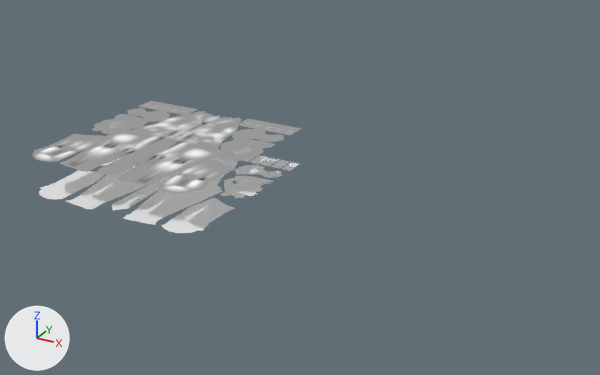
Renders of the Blender file body2b/tex_mat/body/muscle_bump.blend from each side of a commit.
One viewpoint serves both versions: a 50 mm camera at (2.49, -3.14, 1.48) aimed at (0.75, 0.02, -0.1). The axes (+X, +Y, +Z) are drawn at lower left. The lights are the same throughout. The picture after the commit comes second.

Names of what the first picture shows: 'body', 'body.bump'.
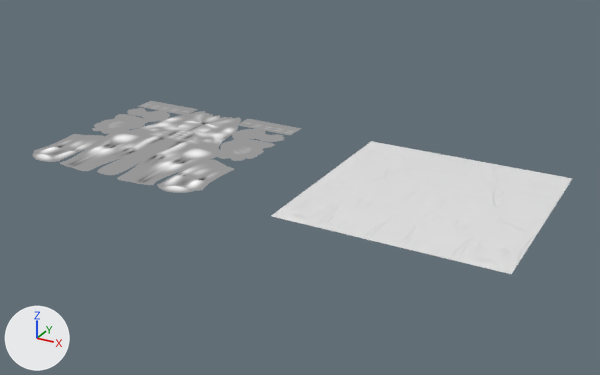
Diff of the bpy script that builds the scene:
```diff
--- a/body2b/tex_mat/body/muscle_bump.blend.py
+++ b/body2b/tex_mat/body/muscle_bump.blend.py
@@ img_muscle_bump_png @@
+img_muscle_bump_png = load_image('muscle_bump.png', 'muscle_bump.png', 2048, 2048, 'sRGB')
@@ mat_normal @@
+mat_normal = bpy.data.materials.new('normal')
+# uses the picture img_muscle_bump_png
@@ me_body_001 @@
 # used by ob_body_bump; location = (0.0, 0.0, 0.0)
-me_body_001.from_pydata(...)  # 1756 vertices, 1631 faces; spans x -0.51..0.0, y -0.506..0.505, z -0.005..0.009
+me_body_001.from_pydata(...)  # 1765 vertices, 1639 faces; spans x -0.51..0.0, y -0.506..0.505, z -0.005..0.009
+# me_body_001 part 1
+# 13 faces are deleted
+# 14 vertices move from x -0.136..-0.005, y 0.258..0.325, z 0.0..0.004 to x -0.136..-0.005, y 0.259..0.324, z 0.0..0.009
+# 9 vertices are added at x -0.113..0.0, y 0.27..0.316, z -0.002..0.008
+# 21 new faces join them
 me_body_001.materials.append(mat_bump)
@@ me_plane_001 @@
+me_plane_001.from_pydata(...)  # 4 vertices, 1 face; spans x -0.5..0.5, y -0.5..0.5, z 0.0
+me_plane_001.materials.append(mat_normal)
@@ ob_body @@
 _m = ob_body.modifiers.new('Mirror', 'MIRROR')
+ob_body.hide_render = True
@@ ob_plane @@
+ob_plane = bpy.data.objects.new('Plane', me_plane_001)
+ob_plane.location = (1.4, 0.0, 0.0)
```

What differs and where, as boxes [x1, y1, x2, y2] in the pictures (600 x 375 px; the box of a moved part takes in the faces that stretch with it):
'Plane', added: after [271, 141, 573, 274]
'body', hidden: before [39, 155, 300, 233]
part 1 of me_body_001, moved or reshaped: [177, 117, 230, 131] in both
